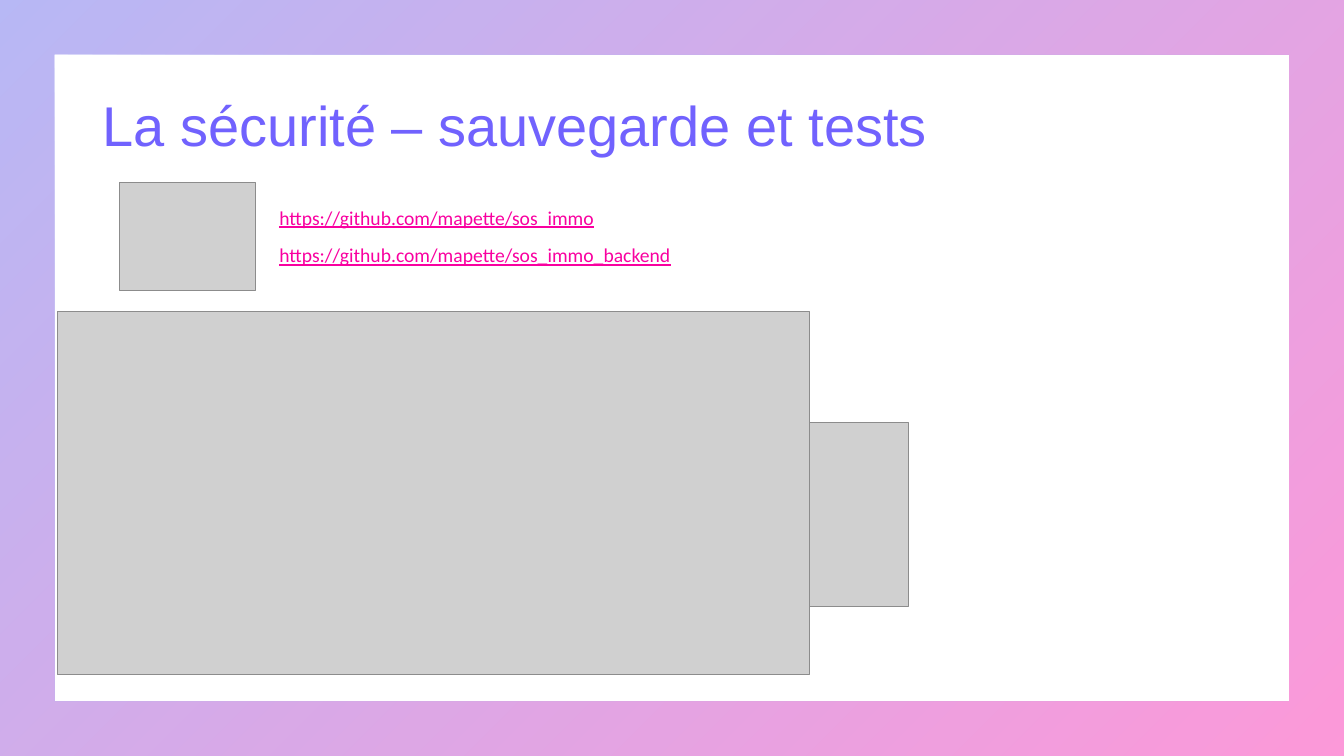
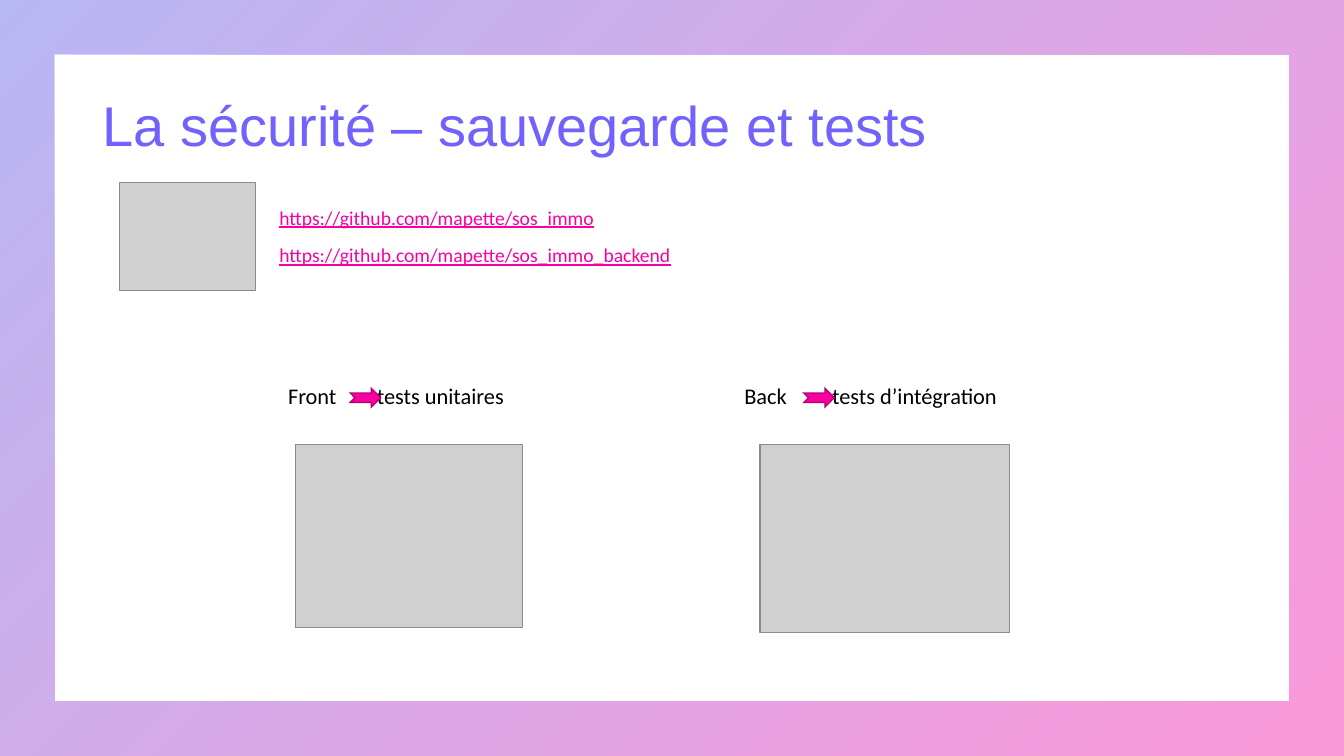
Before and after one commit to mapette/sos_immo_backend, a slide deck: slide 17 of doc/présentation V2.pptx. Drawn at 1344x756 pixels with LibreOffice and Linux fonts; fonts in the diff are those of the drawing; grey boxes stand for pictures. Boxes give left, top, right and bottom in pixels: in the first picture for what was removed or moved away, otherwise in the second. Text is boxed around its words. In the diff, an @@ line names an element or a change of style, - is before the commit and + after.

Commit message:
tests integration

```diff
--- a/doc/présentation V2.pptx
+++ b/doc/présentation V2.pptx
@@ picture removed at [57, 312, 810, 675] @@
@@ text added at [288, 388, 504, 404], 16 pt, text #000000 @@
+Front tests unitaires
@@ notched right arrow added at [350, 388, 380, 407], fill #F900A0, outline #B80076 1 pt @@
@@ text added at [744, 388, 997, 408], 16 pt, text #000000 @@
+Back tests d’intégration
@@ notched right arrow added at [805, 388, 835, 407], fill #F900A0, outline #B80076 1 pt @@
@@ picture: place and size @@
-picture at [682, 422, 908, 606]
+picture at [295, 445, 522, 628]
@@ picture added at [760, 445, 1010, 633] @@
```
Also in this commit, not shown: 1 other slide changed, 1 slide added, 1 slide removed, 8 other files.
